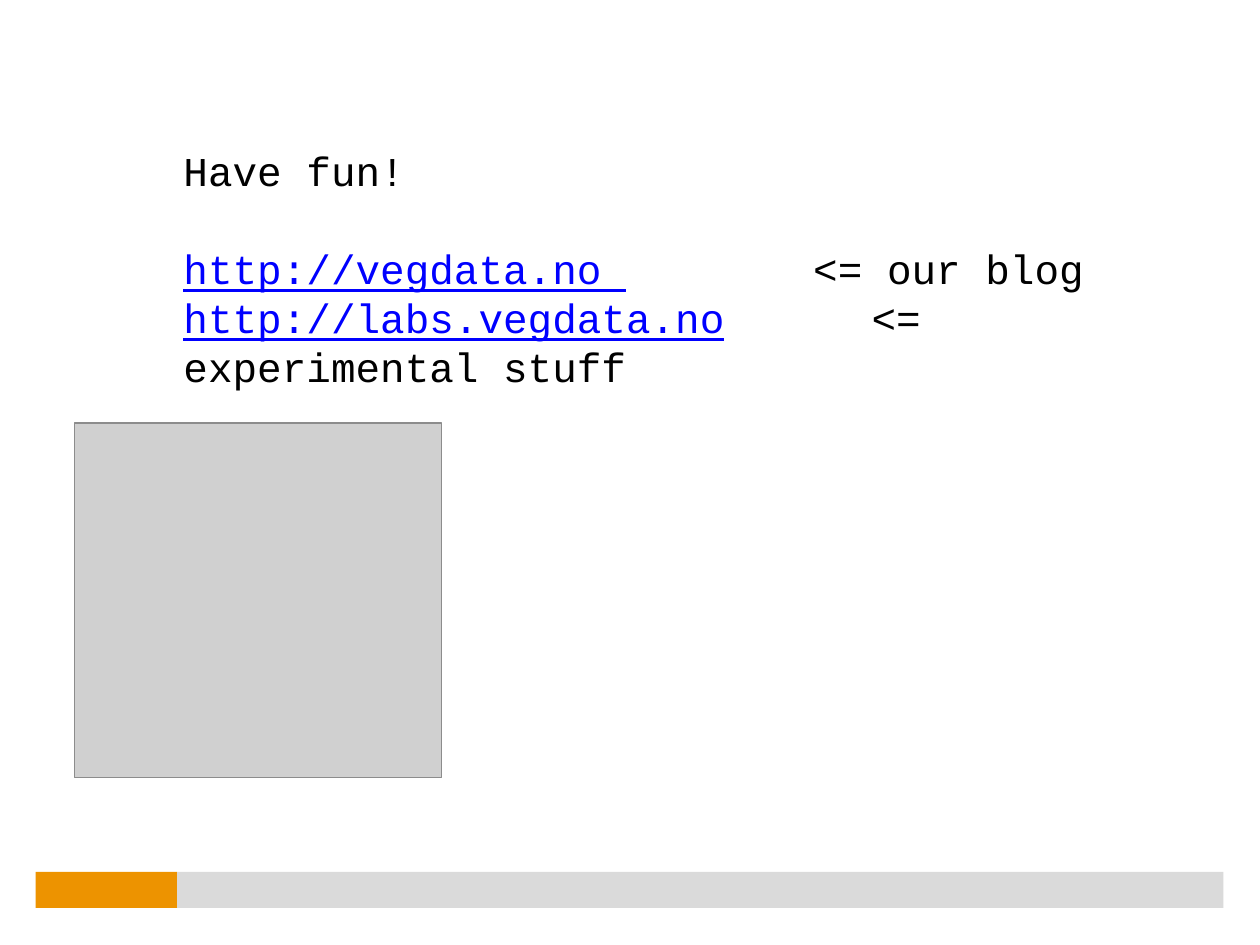
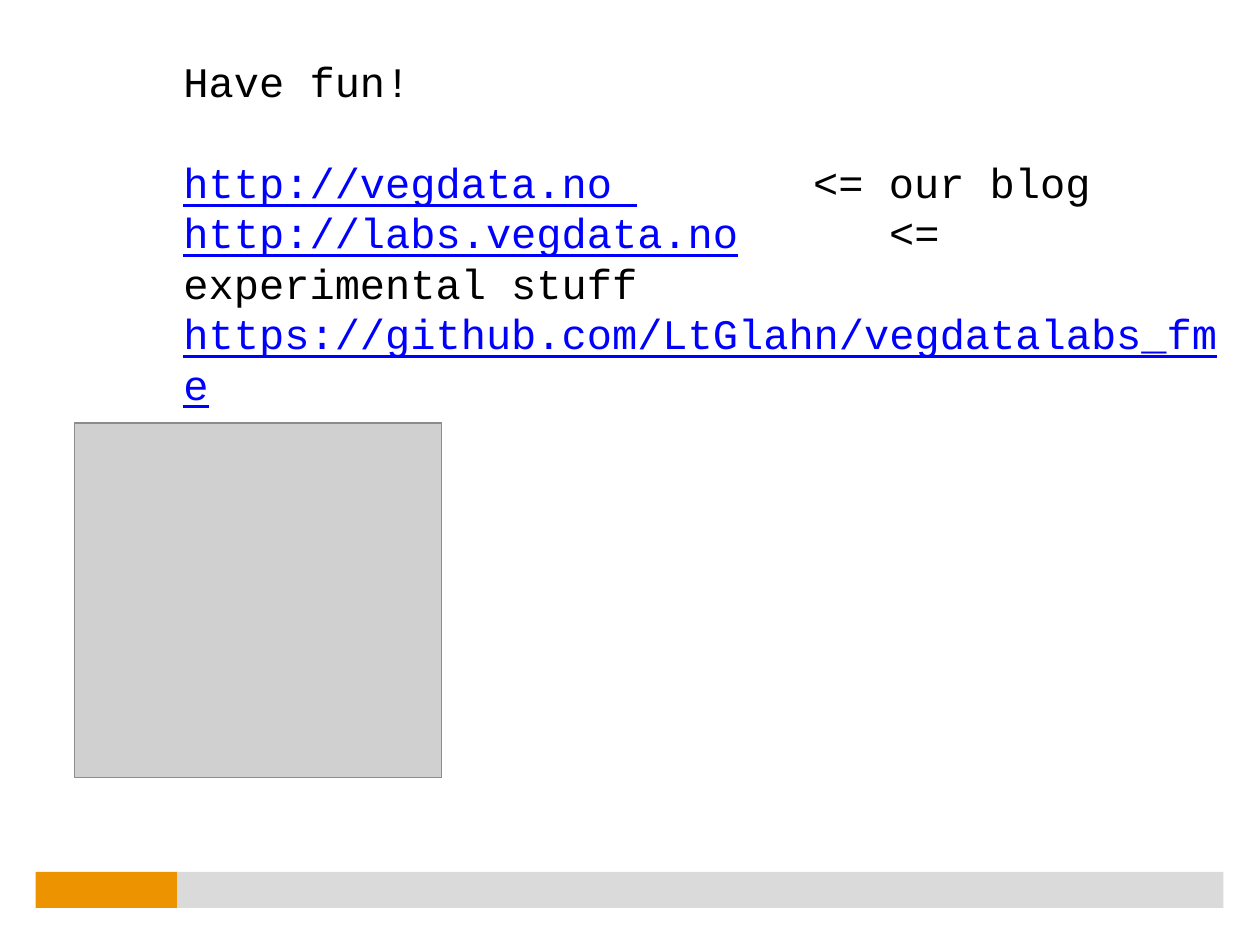
Before and after one commit to LtGlahn/vegdatalabs_fme, a slide deck: slide 45 of nvdb2FME_jajens.pptx. Drawn at 1260x945 pixels with LibreOffice and Linux fonts; fonts in the diff are those of the drawing; grey boxes stand for pictures; background and template pictures are left out. Boxes give left, top, right and bottom in pixels: in the first picture for what was removed or moved away, otherwise in the second. Text is boxed around its words. In the diff, an @@ line names an element or a change of style, - is before the commit and + after.

```diff
--- a/nvdb2FME_jajens.pptx
+++ b/nvdb2FME_jajens.pptx
@@ title at box(183, 67, 1217, 358): text changed; size 23.4 to 24 pt @@
-Have fun!
-http://vegdata.no <= our blog
-http://labs.vegdata.no <= experimental stuff
+Have fun!
+http://vegdata.no <= our blog
+http://labs.vegdata.no <= experimental stuff
+https://github.com/LtGlahn/vegdatalabs_fme
```
Also in this commit, not shown: 10 other slides changed, 2 other files.
